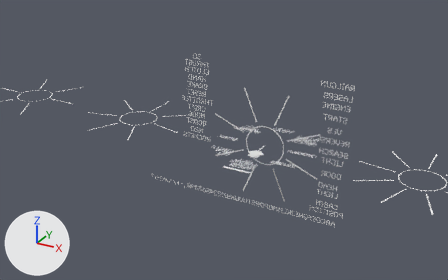
A saved change to the FBX model SF-1/Models/MFD/MFD.fbx.
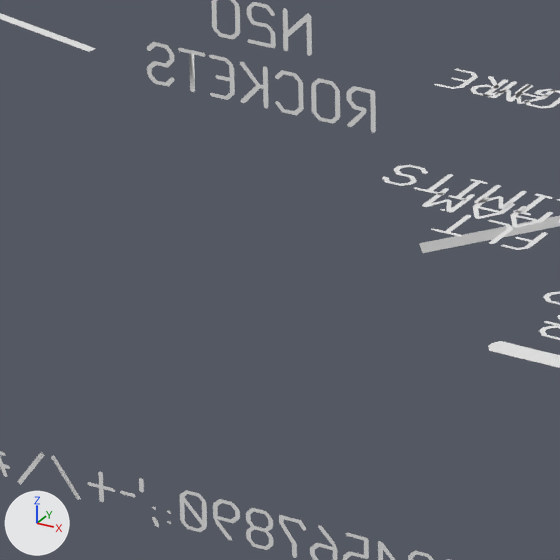
Each version is shown from a 50 mm camera at (1.251, -1.67, 2.823) aimed at (0.297, 0.065, 1.956), then close up on the part from 37% to 52% of the width and 45% to 68% of the height. The axes (+X, +Y, +Z) are drawn at lower left. The lights are the same throughout. Where no turn or scale is listed for an object, it has been applied to the vertices.

The scene before the commit, as lines of its bpy script (objects in view):
```python
me_plane_016 = bpy.data.meshes.new('Plane.016')
me_plane_016.from_pydata(...)  # 96 vertices, 40 faces; spans x -0.185..0.185, y -0.185..0.185, z 0.0
me_plane_019 = bpy.data.meshes.new('Plane.019')
me_plane_019.from_pydata(...)  # 227 vertices, 207 faces; spans x -0.0447..0.0331, y -0.0288..0.0177, z 0.0
me_text_017 = bpy.data.meshes.new('Text.017')
me_text_017.from_pydata(...)  # 1361 vertices, 1279 faces; spans x -0.711..-0.001, y 0.0, z -0.002..0.019
ob_alphabet = bpy.data.objects.new('Alphabet', me_text_017)
ob_alphabet.location = (0.7373, 0.0, 1.7696)
ob_mfd_fltlimits = bpy.data.objects.new('MFD_FLTLIMITS', me_plane_019)
ob_mfd_fltlimits.location = (0.3813, -0.0972, 2.0)
ob_stickdisplay = bpy.data.objects.new('StickDisplay', me_plane_016)
ob_stickdisplay.parent = ob_mfd
ob_stickdisplay.location = (0.0, 0.0, 0.0)
# also in view: 'MFD_N2O' at (0.228, 0.0, 2.005); 'MFD_FLARE' at (0.346, -0.001, 2.0); 'MFD_ROCKETS' at (0.226, 0.0, 1.978); 'MFD_display_funcon' at (0.483, -0.127, 1.998); 'MFD_AAM' at (0.385, -0.1, 2.0)
```
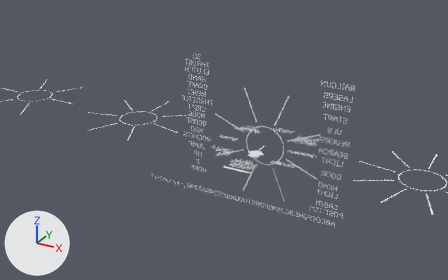
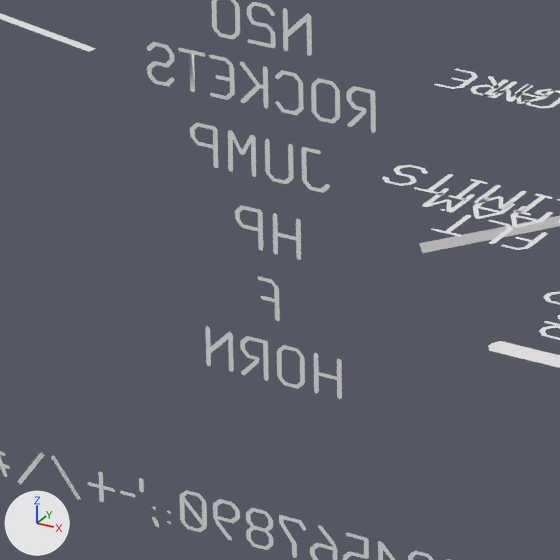
Pixel boxes [x1, y1, x2, y2] of what changed, in the close-ups (560 x 560 px):
```json
{"object": "MFD_HORN", "change": "added", "after": [205, 326, 342, 399]}
{"object": "MFD_JUMP", "change": "added", "after": [190, 123, 330, 193]}
{"object": "MFD_HP", "change": "added", "after": [235, 205, 301, 260]}
{"object": "MFD_F", "change": "added", "after": [257, 276, 280, 321]}
```

Edits to the scene script, one JSON object a line:
```json
{"op": "add", "block": "me_text_038", "code": ["me_text_038 = bpy.data.meshes.new('Text.038')", "me_text_038.from_pydata(...)  # 50 vertices, 48 faces; spans x -0.0167..0.0141, y 0.0, z -0.0101..0.0081"]}
{"op": "add", "block": "me_text_039", "code": ["me_text_039 = bpy.data.meshes.new('Text.039')", "me_text_039.from_pydata(...)  # 24 vertices, 22 faces; spans x -0.0073..0.003, y 0.0, z -0.0104..0.0078"]}
{"op": "add", "block": "me_text_040", "code": ["me_text_040 = bpy.data.meshes.new('Text.040')", "me_text_040.from_pydata(...)  # 109 vertices, 103 faces; spans x -0.0311..0.0329, y 0.0, z -0.0095..0.0087"]}
{"op": "add", "block": "me_text_037", "code": ["me_text_037 = bpy.data.meshes.new('Text.037')", "me_text_037.from_pydata(...)  # 101 vertices, 95 faces; spans x -0.031..0.0339, y 0.0, z -0.0096..0.0086"]}
{"op": "add", "block": "ob_mfd_hp", "code": ["ob_mfd_hp = bpy.data.objects.new('MFD_HP', me_text_038)", "ob_mfd_hp.location = (0.2301, 0.0, 1.9162)"]}
{"op": "add", "block": "ob_mfd_f", "code": ["ob_mfd_f = bpy.data.objects.new('MFD_F', me_text_039)", "ob_mfd_f.location = (0.2306, 0.0, 1.8867)"]}
{"op": "add", "block": "ob_mfd_horn", "code": ["ob_mfd_horn = bpy.data.objects.new('MFD_HORN', me_text_040)", "ob_mfd_horn.location = (0.2293, 0.0, 1.8577)"]}
{"op": "add", "block": "ob_mfd_jump", "code": ["ob_mfd_jump = bpy.data.objects.new('MFD_JUMP', me_text_037)", "ob_mfd_jump.location = (0.2241, 0.0, 1.9476)"]}
```
